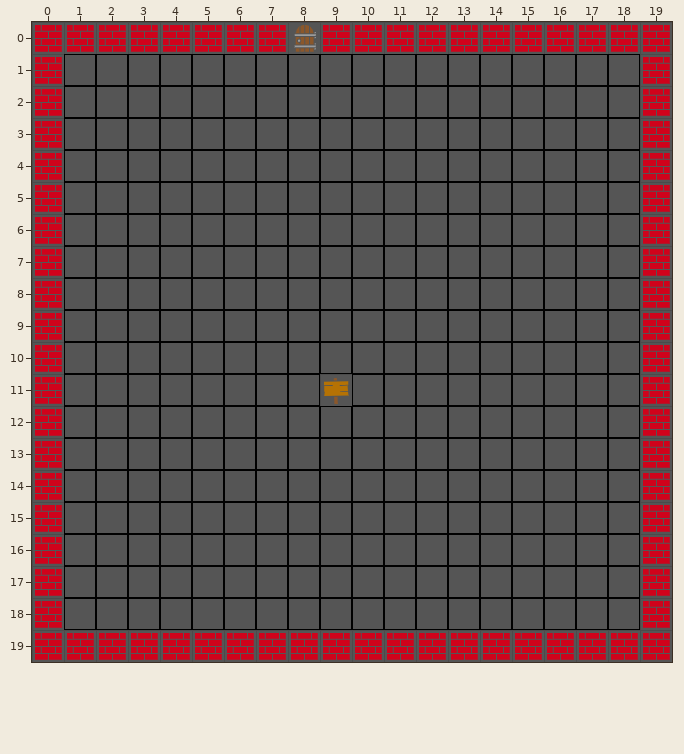
An edit to a level. Tiled map, maps/southHall.tmx. The picture above was drawn from the file before the commit.
Cells are 32x32 px. Shown: x 0..19, y 0..19.
And afterwards:
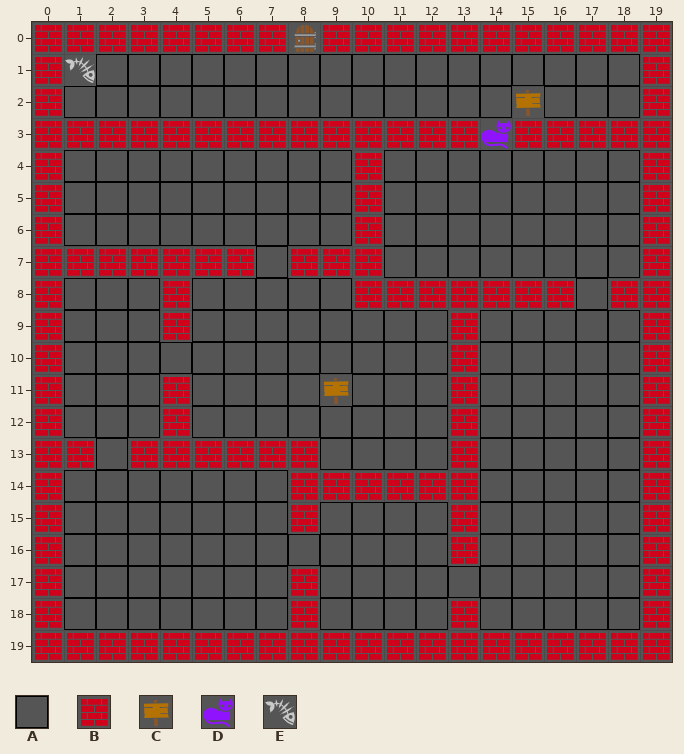
Key: from "default": A 0, B 1, C 2, D 12, E 13.
_ is an empty cell.
The edit:
{"where": "layer \"Tiles\""}
{"y":1,"x":1,"old":"A","new":"E"}
{"y":2,"x":15,"old":"A","new":"C"}
{"y":3,"x":1,"old":"AAAAAAAAAAAAAAAAAA","new":"BBBBBBBBBBBBBDBBBB"}
{"y":4,"x":10,"old":"A","new":"B"}
{"y":5,"x":10,"old":"A","new":"B"}
{"y":6,"x":10,"old":"A","new":"B"}
{"y":7,"x":1,"old":"AAAAAA","new":"BBBBBB"}
{"y":7,"x":8,"old":"AAA","new":"BBB"}
{"y":8,"x":4,"old":"A","new":"B"}
{"y":8,"x":10,"old":"AAAAAAA","new":"BBBBBBB"}
{"y":8,"x":18,"old":"A","new":"B"}
{"y":9,"x":4,"old":"A","new":"B"}
{"y":9,"x":13,"old":"A","new":"B"}
{"y":10,"x":13,"old":"A","new":"B"}
{"y":11,"x":4,"old":"A","new":"B"}
{"y":11,"x":13,"old":"A","new":"B"}
{"y":12,"x":4,"old":"A","new":"B"}
{"y":12,"x":13,"old":"A","new":"B"}
{"y":13,"x":1,"old":"A","new":"B"}
{"y":13,"x":3,"old":"AAAAAA","new":"BBBBBB"}
{"y":13,"x":13,"old":"A","new":"B"}
{"y":14,"x":8,"old":"AAAAAA","new":"BBBBBB"}
{"y":15,"x":8,"old":"A","new":"B"}
{"y":15,"x":13,"old":"A","new":"B"}
{"y":16,"x":13,"old":"A","new":"B"}
{"y":17,"x":8,"old":"A","new":"B"}
{"y":18,"x":8,"old":"A","new":"B"}
{"y":18,"x":13,"old":"A","new":"B"}
